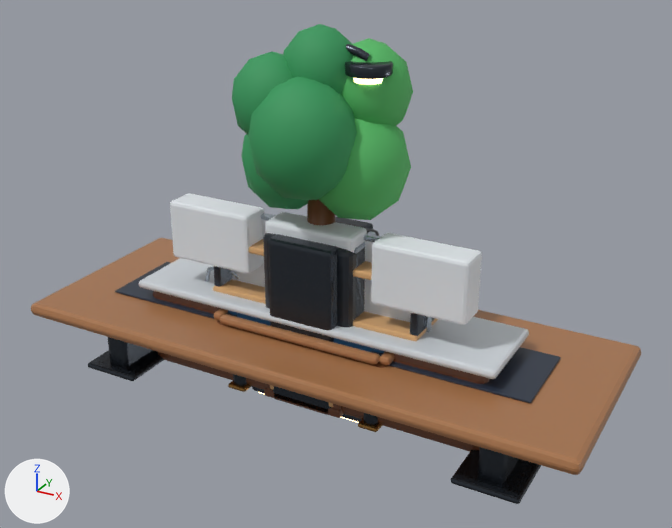
One commit to the Blender file assets/models/deducao/timbas-office-kit.blend: the scene before it, then after it.
The view is the same before and after, from a camera (50 mm lens) standing at (4.71, -8.23, 5.76) and looking at (0.21, -0.06, 1.67). Arrows for +X, +Y and +Z are at lower left; the lights stay in place. The picture after the commit comes second.

The older version as bpy lines, for what is in view:
```python
me_cube_180 = bpy.data.meshes.new('Cube.180')
me_cube_180.from_pydata(...)  # a box spanning x -0.54..0.54, y -0.19..0.19, z -0.35..0.35
me_cube_180.materials.append(mat_warm_white)  # white #e5eaef
me_cube_190 = bpy.data.meshes.new('Cube.190')
me_cube_190.from_pydata(...)  # a box spanning x -1.0..1.0, y -0.06..0.06, z -0.05..0.05
me_cube_190.materials.append(mat_warm_oak)  # brown #a6734b
me_icosphere_034 = bpy.data.meshes.new('Icosphere.034')
me_icosphere_034.from_pydata(...)  # an icosphere of 80 faces spanning x -0.534..0.534, y -0.53..0.53, z -0.624..0.624
me_icosphere_034.polygons.foreach_set('use_smooth', [True] * 80)
me_icosphere_034.materials.append(mat_fresh_leaf)  # green #55b865
ob_cushion_rail_002 = bpy.data.objects.new('Cushion rail.002', me_cube_190)
ob_cushion_rail_002.location = (0.0, -0.56, 0.93)
_m = ob_cushion_rail_002.modifiers.new('Soft edge', 'BEVEL')
_m.width = 0.0399
_m.width_pct = 0.0399
_m.segments = 2
ob_tree_crown_001 = bpy.data.objects.new('Tree crown.001', me_icosphere_034)
ob_tree_crown_001.location = (0.4, 0.08, 2.8)
ob_upper_cabinet_001 = bpy.data.objects.new('Upper cabinet.001', me_cube_180)
ob_upper_cabinet_001.location = (0.0, -0.13, 1.77)
_m = ob_upper_cabinet_001.modifiers.new('Soft edge', 'BEVEL')
_m.width = 0.04
_m.width_pct = 0.04
_m.segments = 2
# also in view: 'Upper cabinet' at (-1.3, -0.13, 1.77); 'Upper cabinet.002' at (1.3, -0.13, 1.77); 'Board' at (0.0, 0.0, 1.38); 'Tree crown.005' at (0.42, 0.25, 3.55); 'Rack cabinet' at (0.0, 0.0, 1.0)
```
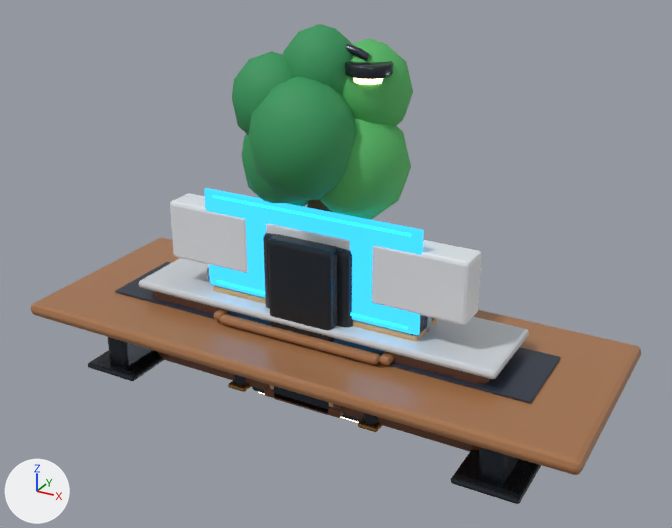
The edits, one by one:
Mesh me_cube_145_1 is new.
It is a box spanning x -1.21..1.21, y -0.01..0.01, z -0.01..0.01.
It uses material mat_status_cyan (cyan #19add7, glowing cyan #27ddff).
Mesh me_cube_143_1 is new.
It is a box spanning x -1.33..1.33, y -0.02..0.02, z -0.59..0.59.
It uses material mat_active_display (dark blue #163850, glowing blue #30b5ff).
Object 'Mirror bottom LED' (ob_mirror_bottom_led) is new; it shows me_cube_145_1.
Its location is (0.0, -0.32, 1.25).
It gains a BEVEL modifier named 'Soft edge'.
Modifier setting: width = 0.0105.
Modifier setting: width_pct = 0.0105.
Modifier setting: segments = 2.
Object 'Mirror top LED' (ob_mirror_top_led) is new; it shows a copy of me_cube_145_1.
Its location is (0.0, -0.32, 2.29).
It gains a BEVEL modifier named 'Soft edge'.
Modifier setting: width = 0.0105.
Modifier setting: width_pct = 0.0105.
Modifier setting: segments = 2.
Object 'Backlit mirror' (ob_backlit_mirror) is new; it shows me_cube_143_1.
Its location is (0.0, -0.29, 1.77).
It gains a BEVEL modifier named 'Soft edge'.
Modifier setting: width = 0.0189.
Modifier setting: width_pct = 0.0189.
Modifier setting: segments = 2.

Where the change shows, as pixel boxes [x1, y1, x2, y2] in the pictures (672 x 528 px):
'Backlit mirror', added
    after: [204, 188, 424, 335]
'Mirror top LED', added
    after: [212, 195, 411, 236]
'Mirror bottom LED', added
    after: [217, 280, 408, 329]
'Upper cabinet.001', unchanged, covered by the edit
    before: [265, 212, 367, 253]
    after: [266, 223, 350, 251]
